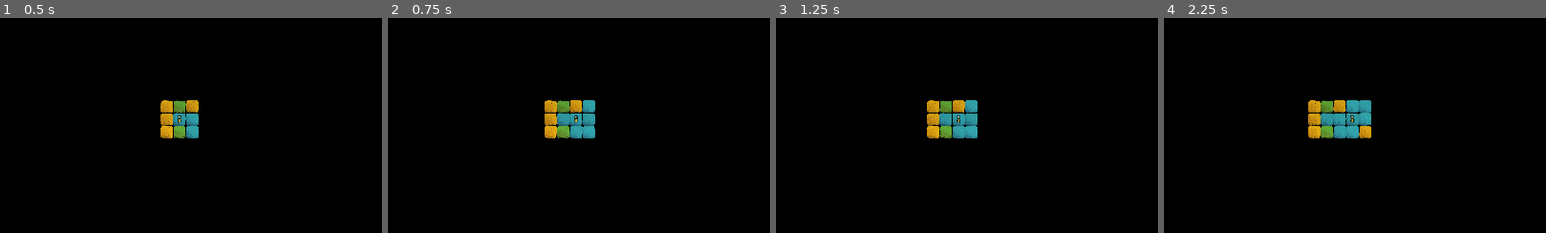
Above: before the commit, frames 1-4 (left to right).
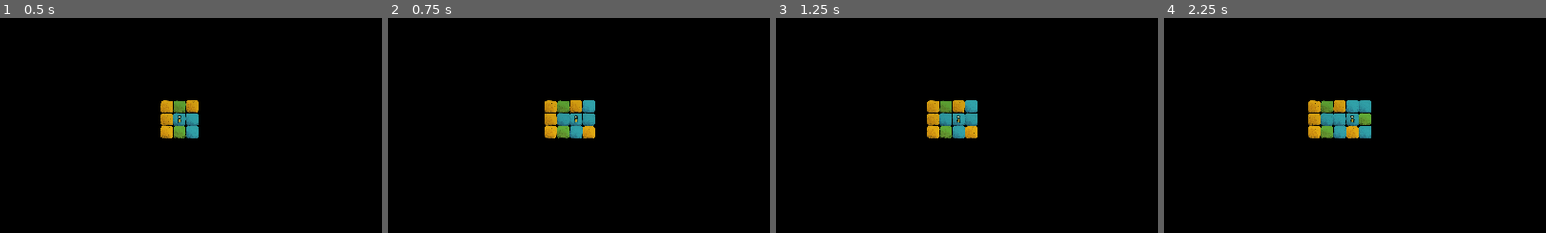
Above: after the commit, the same moments.

Repository: arrayewhy/Worlds
Game: Godot game, scene res://Scenes/Main.tscn
Same seed, same stepped clock (60 frames per second), same inputs: the game is played once before the commit and once after it.
Inputs (mouse positions are % of the whole screen's width and height, from its top left):
- Up to frame 1 (0.5 s): no input
- Up to frame 2 (0.75 s): tap Enter (Enter) at 0.5, 0.6 s; move the mouse to (72, 45) at 0.52 s; hold D (Right) from 0.53 s (still down); click (72, 45) at 0.67 s
- Up to frame 3 (1.25 s): keep holding D (Right)
- Up to frame 4 (2.25 s): release D (Right) at 1.25 s; drag from (30, 55) to (45, 70) at 1.27 s; move the mouse to (60, 28) at 2.02 s; hold D (Right) from 2.03 s (still down); tap ` (Tilde) at 2.1 s
The pictures show only the part of the screen within x 26-76%, y 26-76%; the shares and areas given below are measured in that part.

Frame 1 is identical in both runs. In frame 2, 0.2% of the frame differs, in the area x 50-55%, y 50-56%; in frame 3, 0.2%; in frame 4, 0.6%, in the area x 47-55%, y 44-56%.

Commit message:
Begin [Adding Interaction when Biome Spawns]

Diff:
--- a/worlds/Prefabs/Biomes/Biome.tscn
+++ b/worlds/Prefabs/Biomes/Biome.tscn
@@ -23,6 +23,9 @@
 		return;
 
 	sprite.show();
+
+func Get_Interaction() -> InteractionMaster.Type:
+	return currInteraction;
 "
 
 [node name="Biome" type="Node2D"]
--- a/worlds/Scripts/Biomes/Biome-Spawner.gd
+++ b/worlds/Scripts/Biomes/Biome-Spawner.gd
@@ -64,11 +64,20 @@
 	for point in spawnPoints:
 		for i in biomes_WithGPos:
 			if Are_GridPosNeighbours(point, i[0]):
-				#var neighbourBias:Array[BiomeMaster.Type] = generalInfluences;
 				var neighbourBias:Array[BiomeMaster.Type] = influences;
 				# Add One-Off bias for Neighbouring Biome
 				neighbourBias.append_array(Get_NeighbourBias(i[1]));
-				SpawnBiome(point, neighbourBias.pick_random());
+				var newBiomeType:BiomeMaster.Type = neighbourBias.pick_random();
+
+				var interaction:InteractionMaster.Type = InteractionMaster.Type.NULL;
+				match randi_range(0, 1):
+					0:
+						pass;
+					1:
+						if randi_range(0, 99) == 1 and newBiomeType != BiomeMaster.Type.Water:
+							interaction = InteractionMaster.Type.Dog;
+
+				SpawnBiome(point, newBiomeType, interaction);
 
 func Get_NeighbourBias(neighbourBiome:BiomeMaster.Type) -> Array[BiomeMaster.Type]:
 
